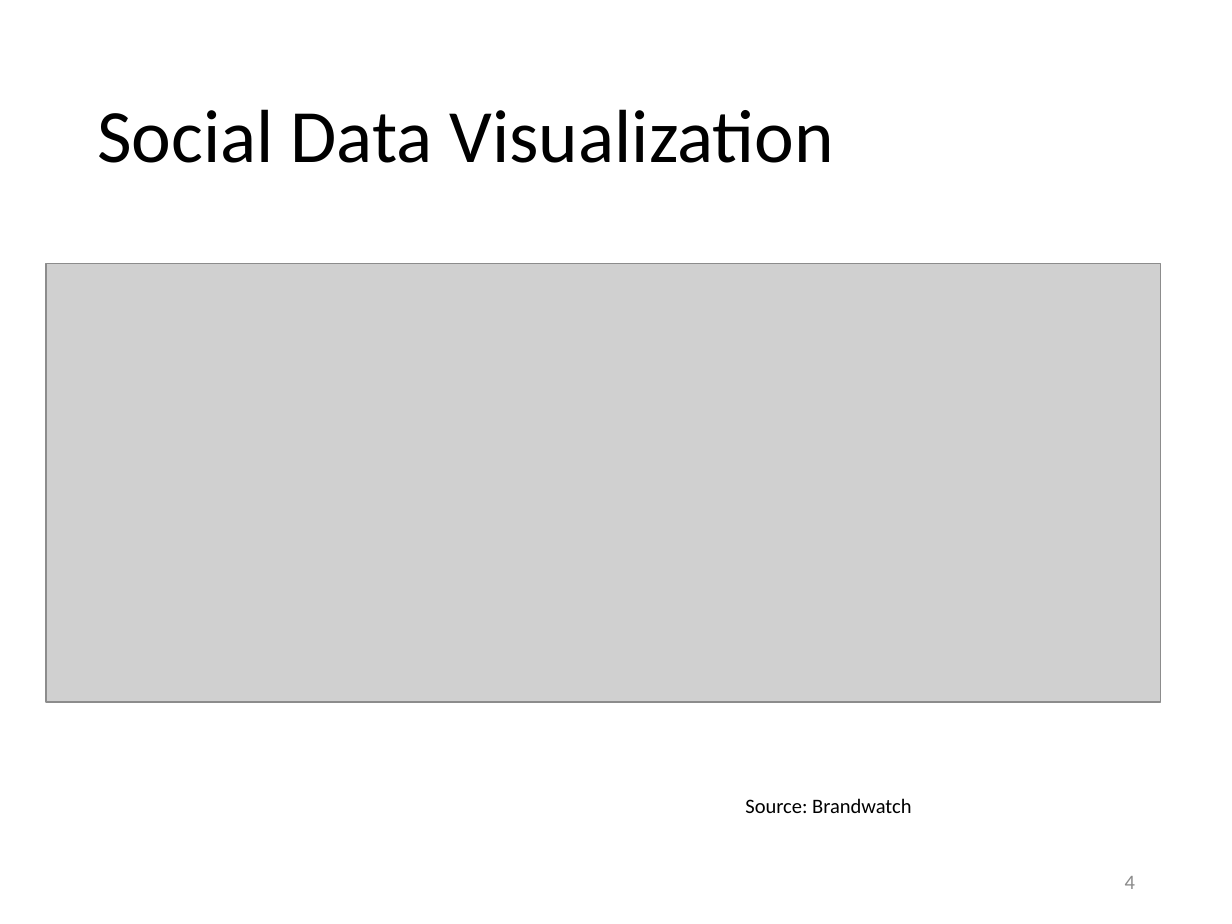
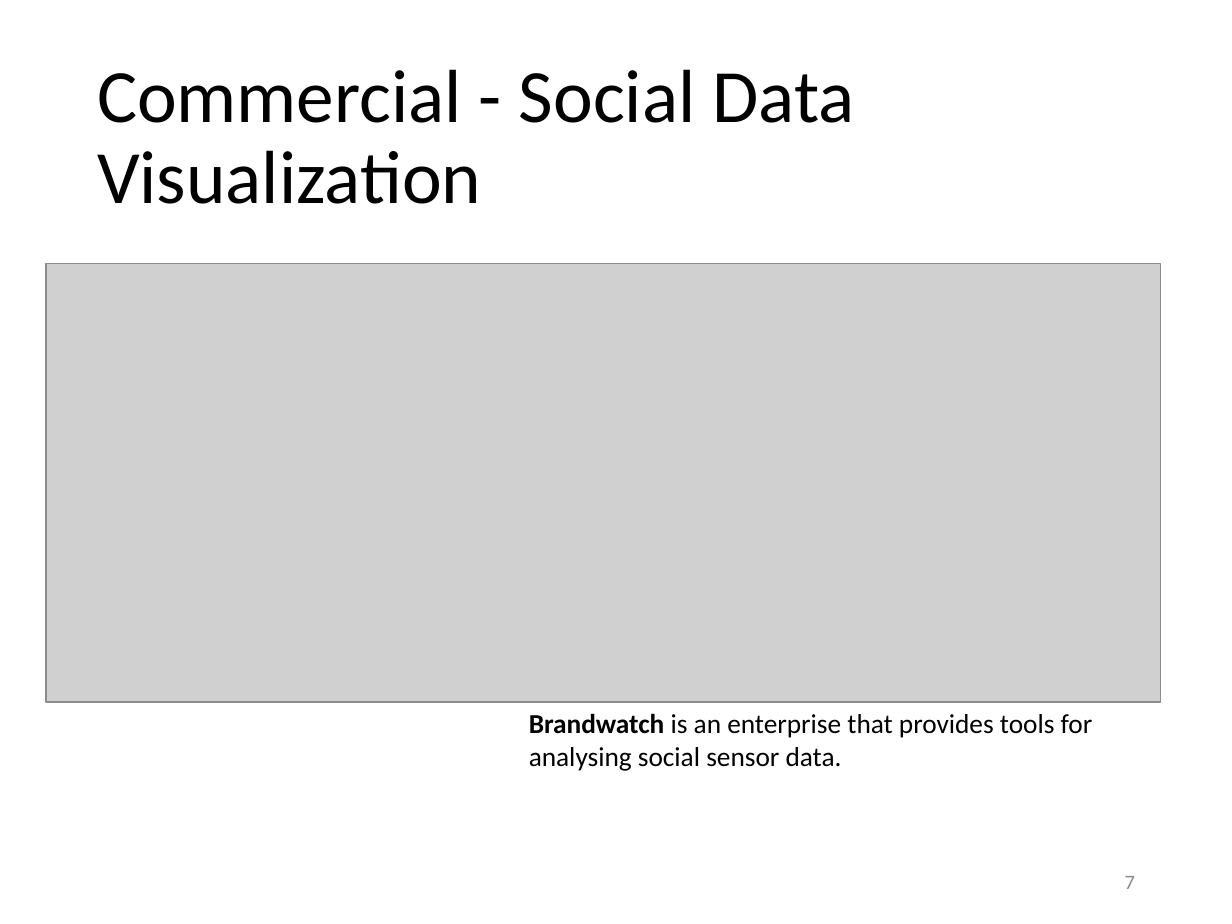
Before and after one commit to evhart/smasac-tutorial, a slide deck: slide 7 of slides/pptx/6-visualisation.pptx (slide 4 before the commit). Drawn at 1232x924 pixels with LibreOffice and Linux fonts; fonts in the diff are those of the drawing; grey boxes stand for pictures. Boxes give left, top, right and bottom in pixels: in the first picture for what was removed or moved away, otherwise in the second. Text is boxed around its words. In the diff, an @@ line names an element or a change of style, - is before the commit and + after.

```diff
--- a/slides/pptx/6-visualisation.pptx
+++ b/slides/pptx/6-visualisation.pptx
@@ title at bbox=[97, 69, 854, 204]: text changed @@
-Social Data Visualization
+Commercial - Social Data Visualization
@@ text at bbox=[529, 713, 1093, 771]: text changed; size 12 to 16 pt @@
-Source: Brandwatch
+Brandwatch is an enterprise that provides tools for analysing social sensor data.
@@ page number at bbox=[1125, 876, 1135, 889]: text changed @@
-4
+7
```
Also in this commit, not shown: 3 other slides changed, 3 slides added.
